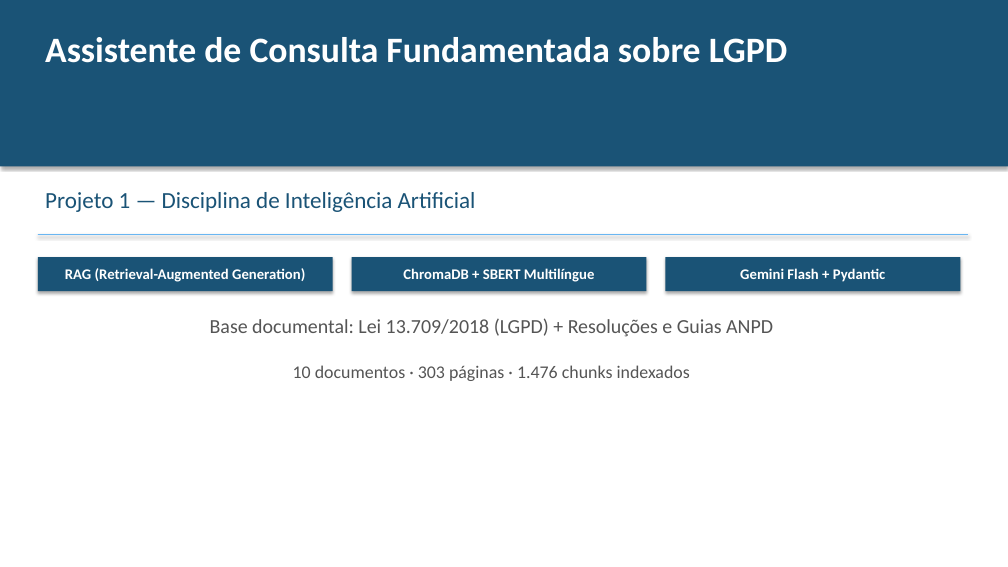
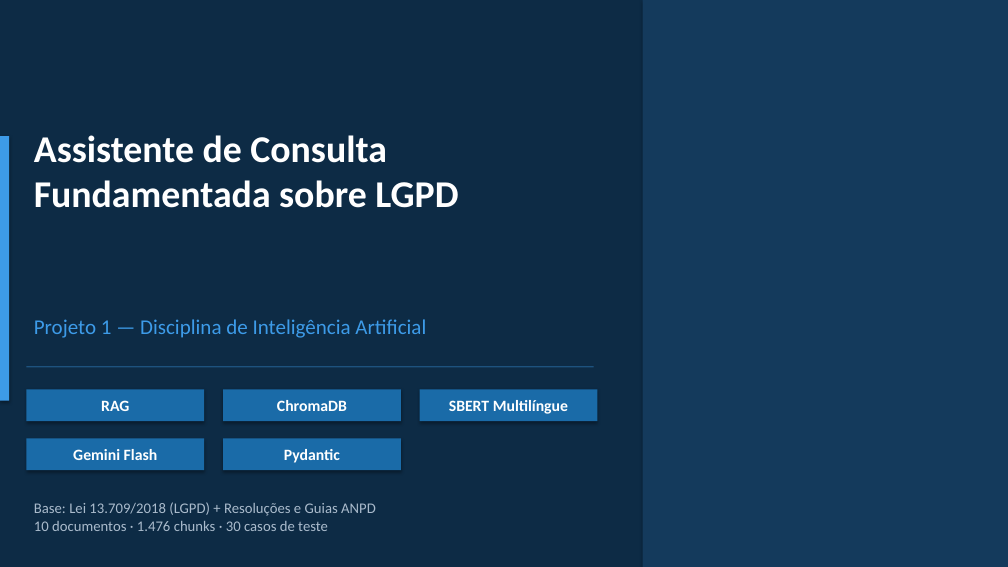
Before and after one commit to kioba0/lgpd-rag-assistant, a slide deck: slide 1 of relatorio/slides_lgpd_rag.pptx. Drawn at 1008x567 pixels with LibreOffice and Linux fonts; fonts in the diff are those of the drawing. Boxes give left, top, right and bottom in pixels: in the first picture for what was removed or moved away, otherwise in the second. Text is boxed around its words. In the diff, an @@ line names an element or a change of style, - is before the commit and + after.

```diff
--- a/relatorio/slides_lgpd_rag.pptx
+++ b/relatorio/slides_lgpd_rag.pptx
@@ background #FFFFFF to #0D2B45 @@
@@ rectangle: place and size @@
-rectangle at bbox=[0, 0, 1008, 166]
+rectangle at bbox=[643, 0, 1008, 567]
@@ rectangle at bbox=[643, 0, 1008, 567]: fill #1A5376 to #143A5C @@
@@ rectangle added at bbox=[0, 136, 9, 401], fill #3D9BE8 @@
@@ text "Assistente de Consulta Fundamentada sobre ...": place and size @@
-text "Assistente de Consulta Fundamentada sobre ..." at bbox=[45, 37, 788, 63]
+text "Assistente de Consulta Fundamentada sobre ..." at bbox=[34, 135, 458, 208]
@@ text "Assistente de Consulta Fundamentada sobre ..." at bbox=[34, 135, 458, 208]: size 34 to 36 pt @@
@@ rectangle removed at bbox=[38, 234, 968, 235] @@
@@ rectangle removed at bbox=[38, 257, 333, 291] @@
-RAG (Retrieval-Augmented Generation)
@@ text "Projeto 1 — Disciplina de ...": place and size @@
-text "Projeto 1 — Disciplina de ..." at bbox=[45, 192, 476, 212]
+text "Projeto 1 — Disciplina de ..." at bbox=[34, 319, 426, 338]
@@ text "Projeto 1 — Disciplina de ..." at bbox=[34, 319, 426, 338]: size 22 to 20 pt, text colour #1A5376 to #3D9BE8 @@
@@ rectangle added at bbox=[26, 367, 594, 368], fill #3D9BE8 @@
@@ rectangle added at bbox=[26, 389, 204, 421], fill #1A6BA8, 15 pt, text #FFFFFF, bold @@
+RAG
@@ rectangle added at bbox=[223, 389, 401, 421], fill #1A6BA8, 15 pt, text #FFFFFF, bold @@
+ChromaDB
@@ rectangle "SBERT Multilíngue": place and size @@
-rectangle "SBERT Multilíngue" at bbox=[352, 257, 647, 291]
+rectangle "SBERT Multilíngue" at bbox=[420, 389, 597, 421]
@@ rectangle "SBERT Multilíngue" at bbox=[420, 389, 597, 421]: fill #1A5376 to #1A6BA8 @@
@@ text in rectangle at bbox=[449, 400, 568, 414]: text changed; size 14 to 15 pt @@
-ChromaDB + SBERT Multilíngue
+SBERT Multilíngue
@@ rectangle "Gemini Flash" at bbox=[26, 439, 204, 470]: fill #1A5376 to #1A6BA8 @@
@@ rectangle "Gemini Flash": place and size @@
-rectangle "Gemini Flash" at bbox=[665, 257, 960, 291]
+rectangle "Gemini Flash" at bbox=[26, 439, 204, 470]
@@ text in rectangle at bbox=[73, 449, 158, 460]: text changed; size 14 to 15 pt @@
-Gemini Flash + Pydantic
+Gemini Flash
@@ rectangle added at bbox=[223, 439, 401, 470], fill #1A6BA8, 15 pt, text #FFFFFF, bold @@
+Pydantic
@@ text at bbox=[34, 502, 376, 531]: text changed; size 19 to 14 pt; text colour #555555 to #AABBCC @@
-Base documental: Lei 13.709/2018 (LGPD) + Resoluções e Guias ANPD
-10 documentos · 303 páginas · 1.476 chunks indexados
+Base: Lei 13.709/2018 (LGPD) + Resoluções e Guias ANPD
+10 documentos · 1.476 chunks · 30 casos de teste
```
Also in this commit, not shown: 10 other slides changed, 6 slides added, 5 slides removed, 1 other file.
